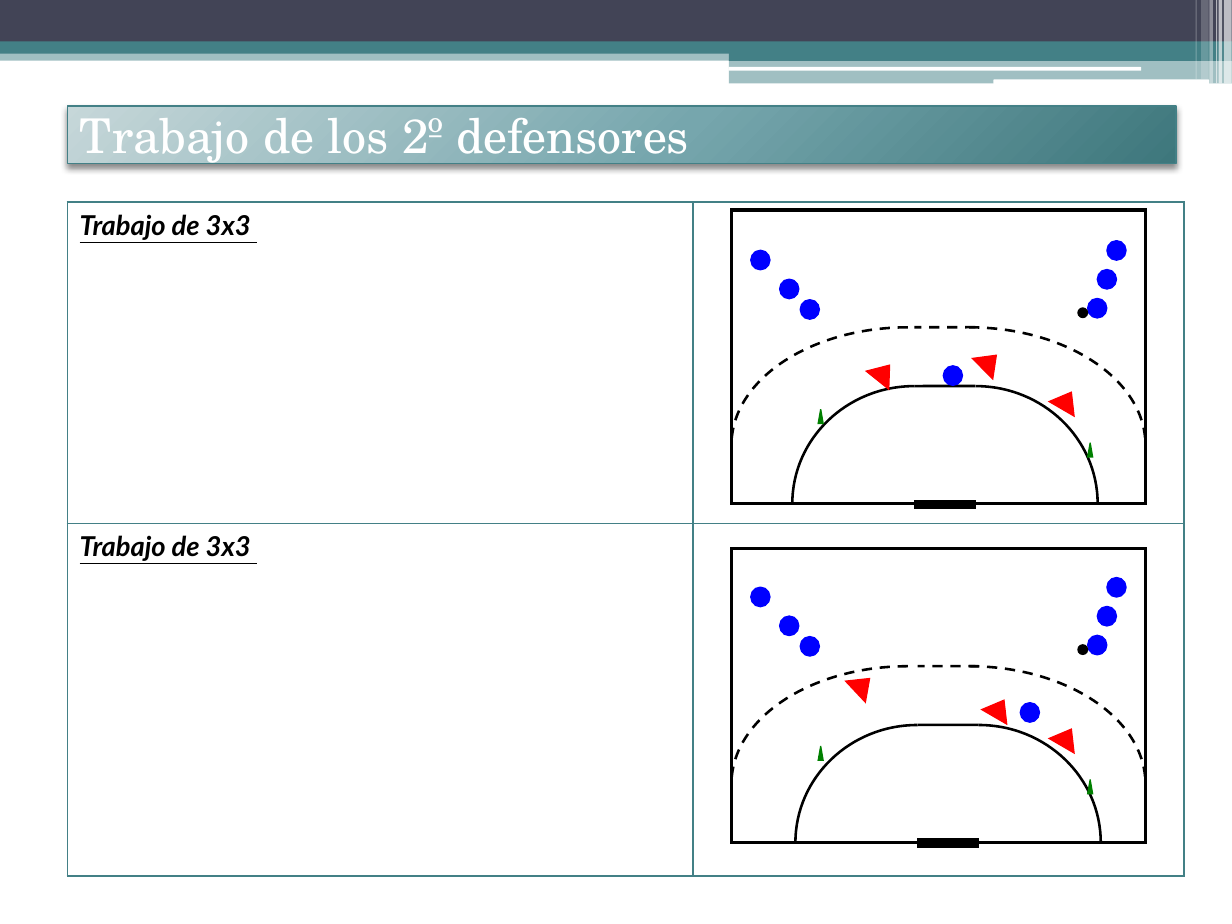
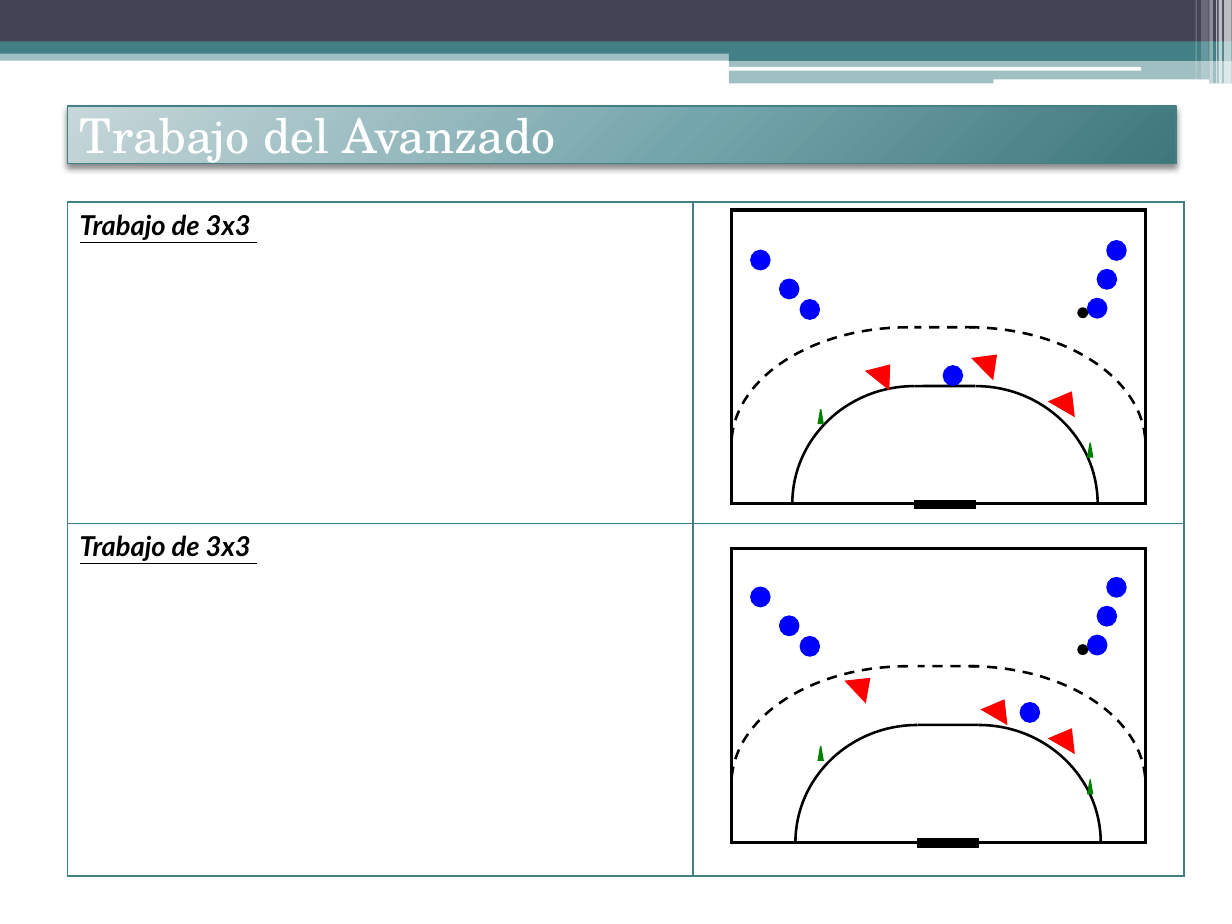
Before and after one commit to jahama/lbh_planificacion_temp_2011-12, a slide deck: slide 4 of defensa/contenidos-tactica/trabajo-avanzado.pptx. Drawn at 1232x924 pixels with LibreOffice and Linux fonts; fonts in the diff are those of the drawing. Boxes give left, top, right and bottom in pixels: in the first picture for what was removed or moved away, otherwise in the second. Text is boxed around its words. In the diff, an @@ line names an element or a change of style, - is before the commit and + after.

Commit message:
entrenamiento del avanzado. Misiones + sistema de ayudas

```diff
--- a/defensa/contenidos-tactica/trabajo-avanzado.pptx
+++ b/defensa/contenidos-tactica/trabajo-avanzado.pptx
@@ title at <box>79,118,556,168</box>: text changed @@
-Trabajo de los 2º defensores
+Trabajo del Avanzado
```
Also in this commit, not shown: 2 other slides changed.
